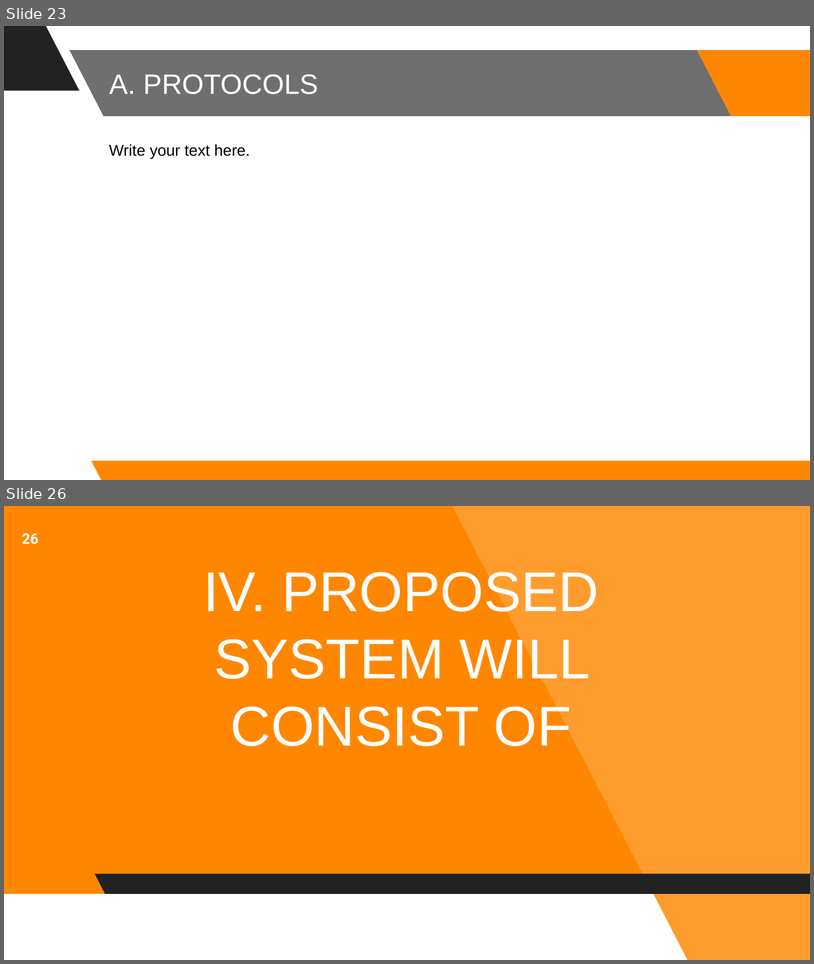
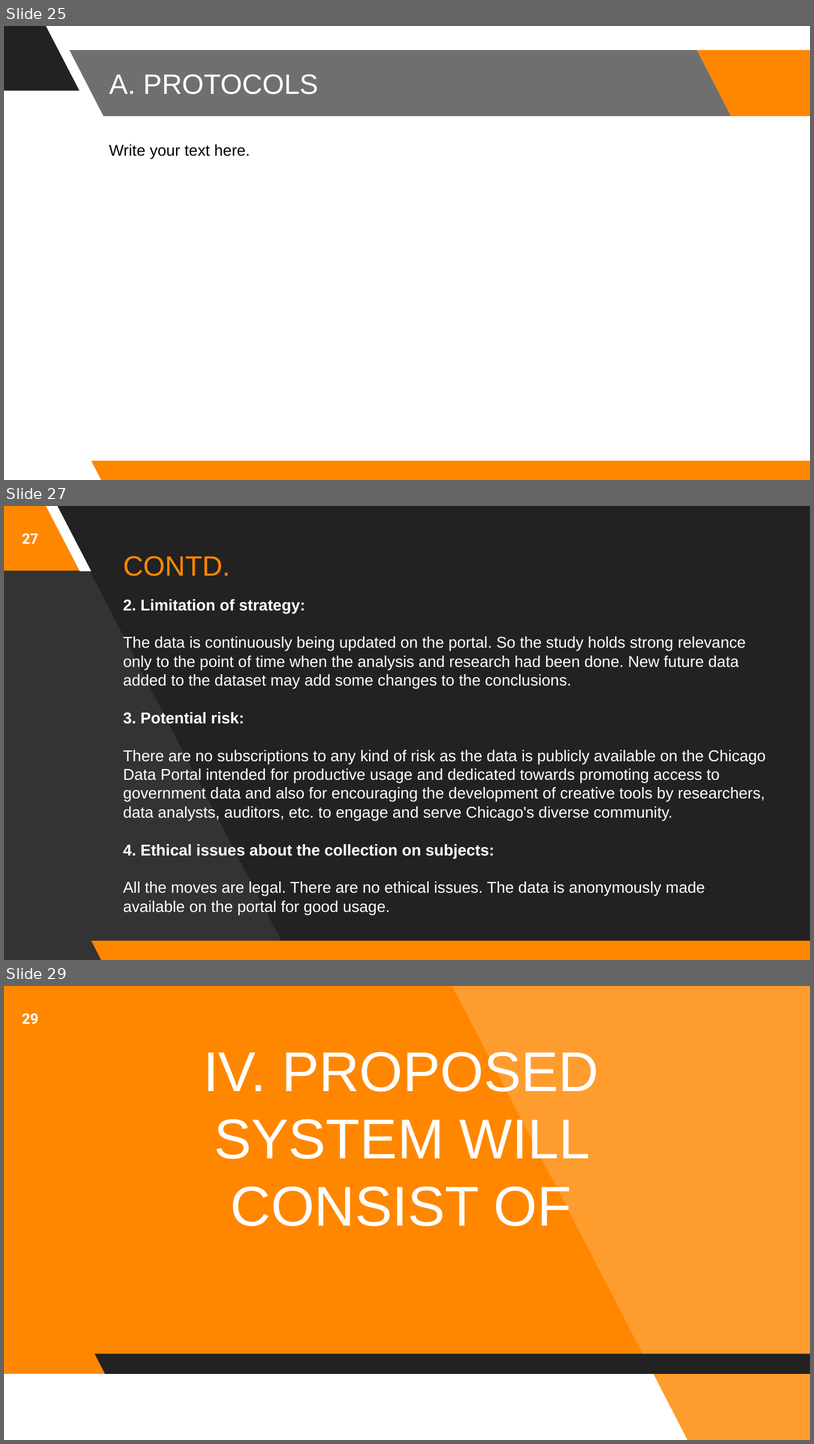
Before and after one commit to astrodestroyergithub/Divvy-Bike-Share, a slide deck: PPTS/19BCE1156_Tamojit_Roy_Capstone_Project_B.Tech_CSE_2019-23_Review-2.pptx. Shown one above the other, each under a label of ours: slides 23 and 26 before the commit, slides 25, 27 and 29 after it; the slides between them are not shown. The pictures are 814x964 and 814x1444 pixels, drawn with LibreOffice and Linux fonts; fonts in the diff are those of the drawing. Boxes give left, top, right and bottom in pixels: in the first picture for what was removed or moved away, otherwise in the second. Text is boxed around its words. In the diff, an @@ line names an element or a change of style, - is before the commit and + after.

```diff
--- a/PPTS/19BCE1156_Tamojit_Roy_Capstone_Project_B.Tech_CSE_2019-23_Review-2.pptx
+++ b/PPTS/19BCE1156_Tamojit_Roy_Capstone_Project_B.Tech_CSE_2019-23_Review-2.pptx
@@ slide 27 added at (4,506,810,960), background #222222; not listed: 2 template elements that a slide beside it also shows @@
@@ freeform shape added at (4,506,291,960), fill #333333 @@
@@ parallelogram added at (4,506,79,571), fill #FF8700 @@
@@ page number added at (22,533,39,544), 13 pt, text #FFFFFF, bold @@
+27
@@ title added at (123,556,231,576), 25 pt, text #FF8700 @@
+CONTD.
@@ text added at (123,599,766,915), 14 pt, text #FFFFFF @@
+2. Limitation of strategy:
+The data is continuously being updated on the portal. So the study holds strong relevance only to the point of time when the analysis and research had been done. New future data added to the dataset may add some changes to the conclusions.
+3. Potential risk:
+There are no subscriptions to any kind of risk as the data is publicly available on the Chicago Data Portal intended for productive usage and dedicated towards promoting access to government data and also for encouraging the development of creative tools by researchers, data analysts, auditors, etc. to engage and serve Chicago's diverse community.
+4. Ethical issues about the collection on subjects:
+All the moves are legal. There are no ethical issues. The data is anonymously made available on the portal for good usage.
@@ what was slide 23 is now slide 25 @@
@@ what was slide 26 is now slide 29 @@
@@ page number at (22,1013,39,1024): text changed @@
-26
+29
```
Also in this commit, not shown: 18 slides changed, 31 other slides added, 3 slides removed, 1 other file.
